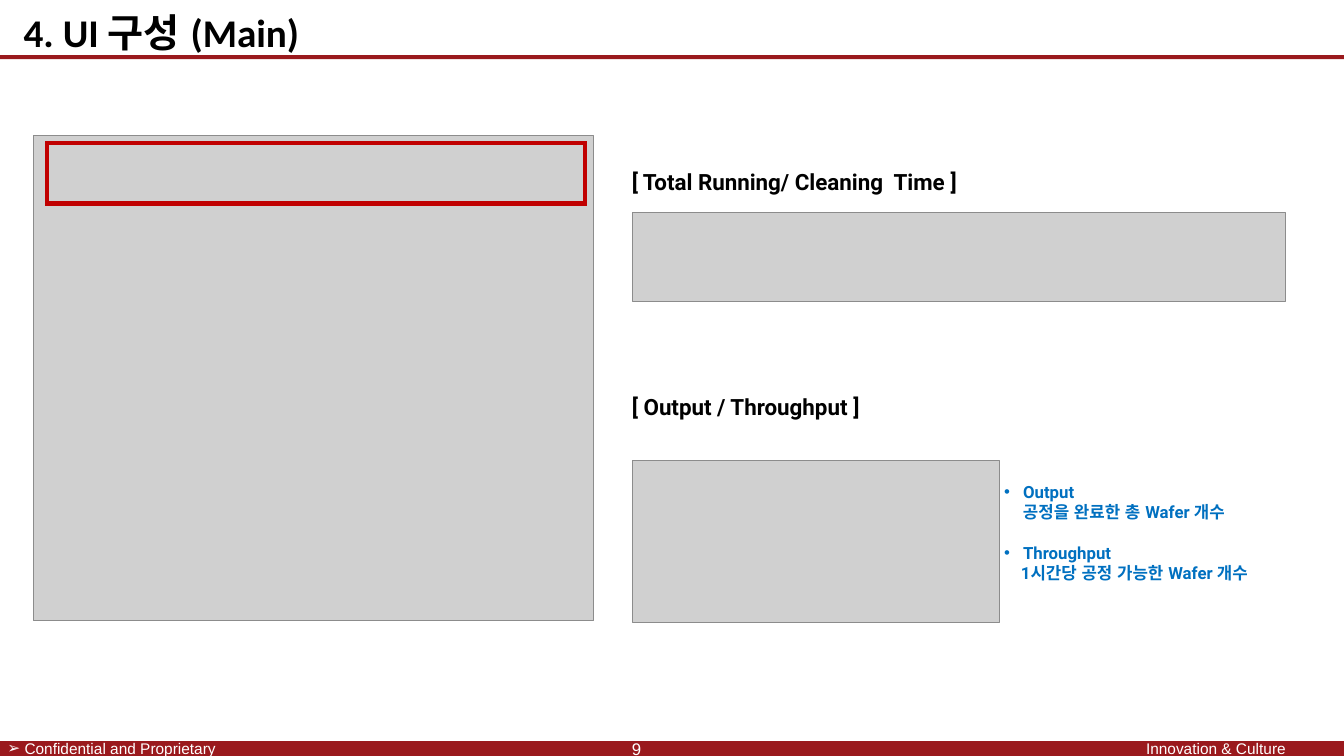
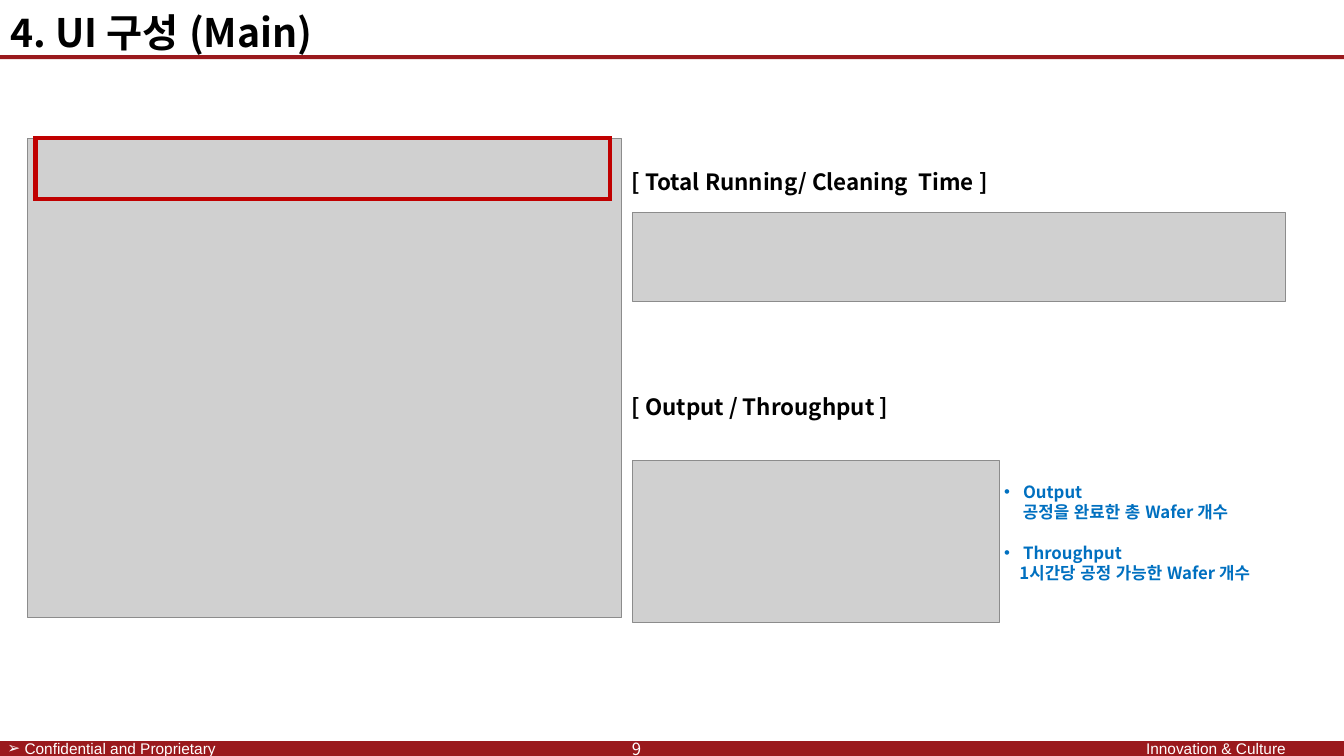
Before and after one commit to SaintSeong/JusungProject, a slide deck: slide 16 of A조 발표/A조 발표.pptx (slide 9 before the commit). Drawn at 1344x756 pixels with LibreOffice and Linux fonts; fonts in the diff are those of the drawing; grey boxes stand for pictures; background and template pictures are left out. Boxes give left, top, right and bottom in pixels: in the first picture for what was removed or moved away, otherwise in the second. Text is boxed around its words. In the diff, an @@ line names an element or a change of style, - is before the commit and + after.

```diff
--- a/A조 발표/A조 발표.pptx
+++ b/A조 발표/A조 발표.pptx
@@ text "4. UI 구성 (Main)" at box(10, 14, 312, 58): font Calibri to Noto Sans CJK KR @@
@@ picture: place and size @@
-picture at box(33, 136, 594, 621)
+picture at box(27, 138, 622, 618)
@@ rectangle: place and size @@
-rectangle at box(47, 143, 586, 204)
+rectangle at box(35, 138, 610, 199)
@@ font Roboto to Noto Sans CJK KR in 3 elements at box(645, 397, 875, 420), box(1019, 485, 1250, 581), box(645, 172, 973, 196) @@
```
Also in this commit, not shown: 10 other slides changed, 7 slides added, 2 other files.
